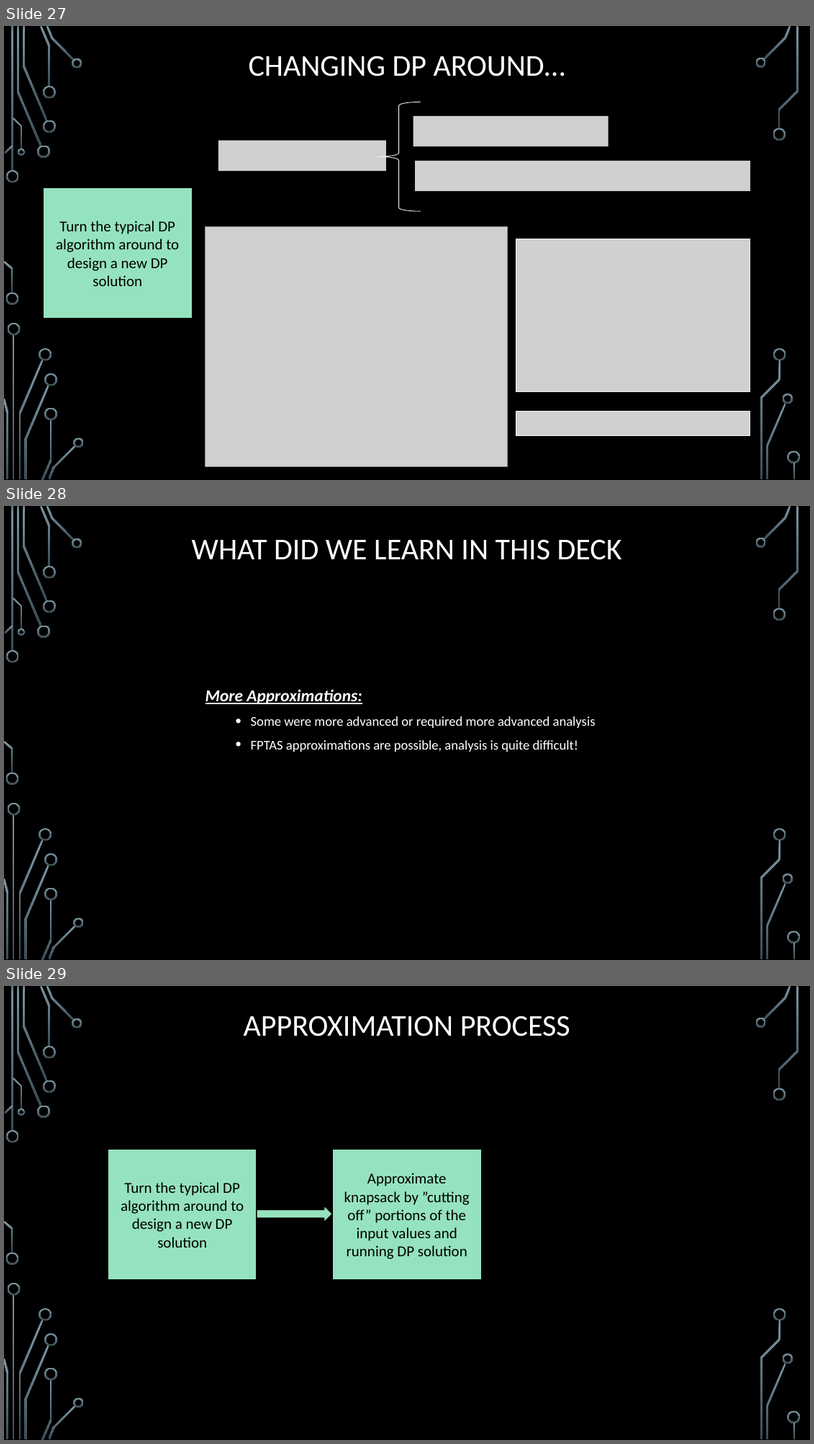
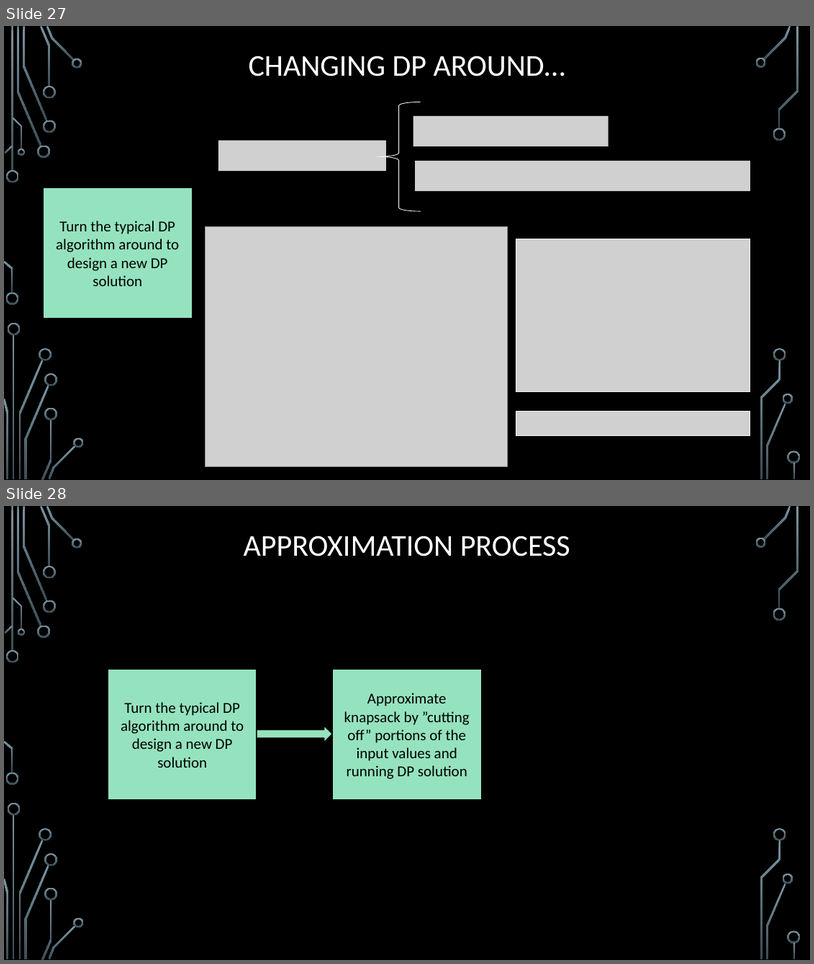
Before and after one commit to markfloryan/advAlgo, a slide deck: slides/Approx-02-More.pptx. Shown one above the other, each under a label of ours: slides 27, 28 and 29 before the commit, slides 27 and 28 after it. The pictures are 814x1444 and 814x964 pixels, drawn with LibreOffice and Linux fonts; fonts in the diff are those of the drawing; grey boxes stand for pictures; background and template pictures are left out. Boxes give left, top, right and bottom in pixels: in the first picture for what was removed or moved away, otherwise in the second. Text is boxed around its words. In the diff, an @@ line names an element or a change of style, - is before the commit and + after.

Commit message:
approx fixes

```diff
--- a/slides/Approx-02-More.pptx
+++ b/slides/Approx-02-More.pptx
@@ slide 28 removed at (4, 506, 810, 960), background picture (left out); not listed: 36 template elements that a slide beside it also shows @@
@@ title removed at (192, 539, 622, 560) @@
-WHAT DID WE LEARN IN THIS DECK
@@ text removed at (206, 689, 596, 752) @@
-More Approximations:
-  • Some were more advanced or required more advanced analysis
-  • FPTAS approximations are possible, analysis is quite difficult!
@@ what was slide 29 is now slide 28 @@
```
Also in this commit, not shown: 3 slides changed, 1 other file.
